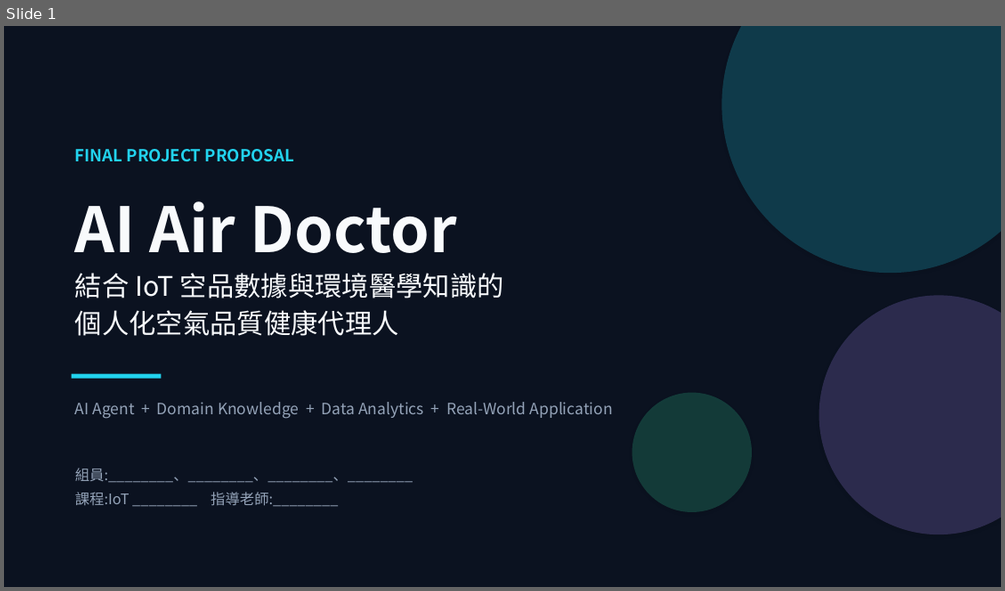
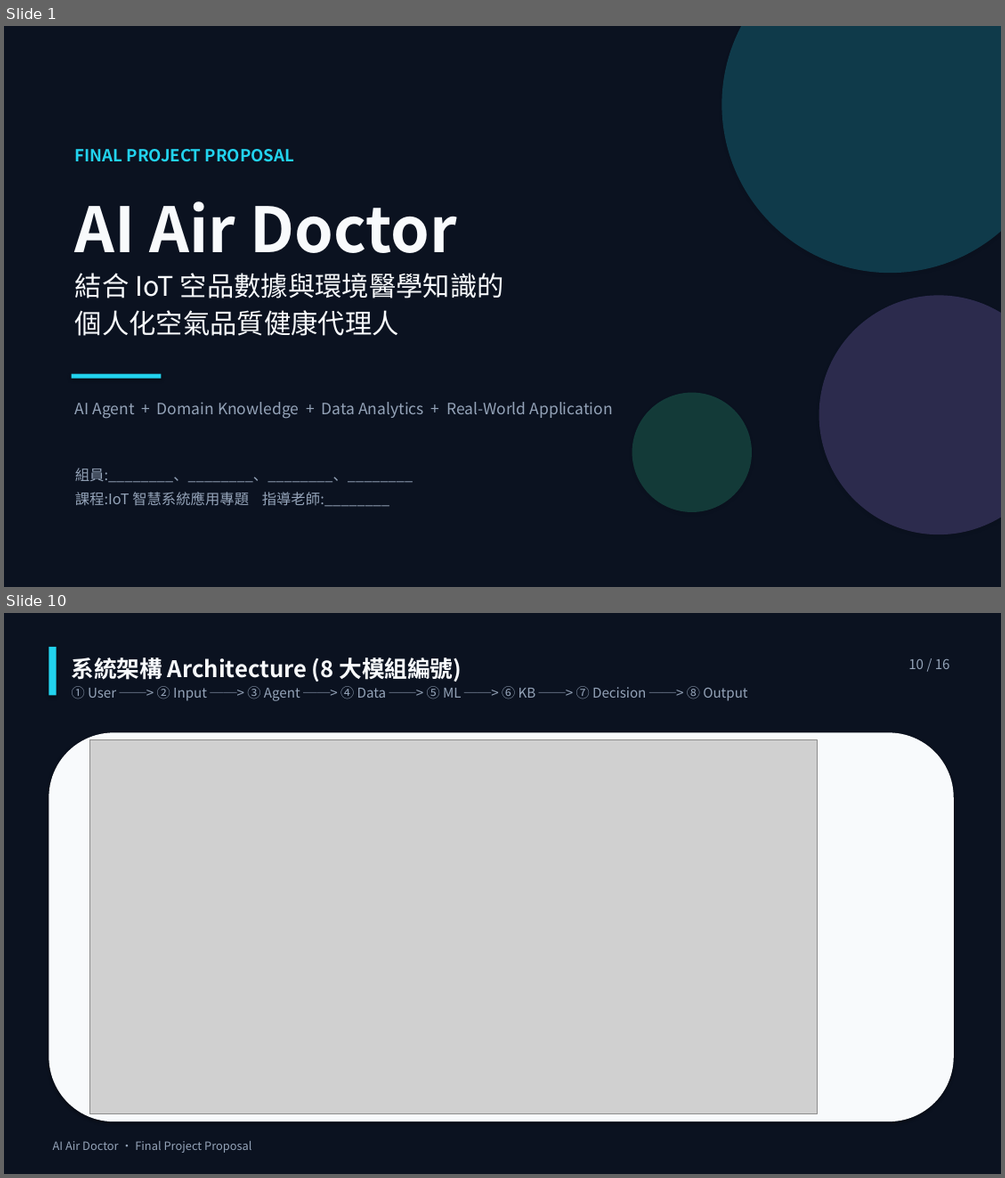
Before and after one commit to aghoniln/IOT_group_proposal, a slide deck: docs/Proposal_AI_Air_Doctor.pptx. Shown one above the other, each under a label of ours: slide 1 before the commit, slides 1 and 10 after it; the slides between them are not shown. The pictures are 1005x591 and 1005x1178 pixels, drawn with LibreOffice and Linux fonts; fonts in the diff are those of the drawing; grey boxes stand for pictures. Boxes give left, top, right and bottom in pixels: in the first picture for what was removed or moved away, otherwise in the second. Text is boxed around its words. In the diff, an @@ line names an element or a change of style, - is before the commit and + after.

```diff
--- a/docs/Proposal_AI_Air_Doctor.pptx
+++ b/docs/Proposal_AI_Air_Doctor.pptx
@@ slide 10 added at [4, 613, 1001, 1174], background #FFFFFF @@
@@ rectangle added at [4, 613, 1001, 1174], fill #0B1220 @@
@@ rectangle added at [48, 647, 57, 695], fill #22D3EE @@
@@ text added at [72, 657, 462, 682], 22 pt, text #F8FAFC, bold @@
+系統架構 Architecture (8 大模組編號)
@@ text added at [908, 659, 950, 669], 13 pt, text #94A3B8 @@
+10 / 16
@@ text added at [72, 686, 747, 701], 13 pt, text #94A3B8 @@
+① User ──> ② Input ──> ③ Agent ──> ④ Data ──> ⑤ ML ──> ⑥ KB ──> ⑦ Decision ──> ⑧ Output
@@ rounded rectangle added at [48, 732, 954, 1121], fill #F8FAFC @@
@@ picture added at [90, 740, 817, 1114] @@
@@ text added at [53, 1141, 251, 1152], 11 pt, text #94A3B8 @@
+AI Air Doctor · Final Project Proposal
@@ slide 1 changed as well @@
@@ background #0B1220 to #FFFFFF @@
@@ rectangle added at [4, 26, 1001, 587], fill #0B1220 @@
@@ text at [75, 491, 389, 507]: text changed @@
-課程:IoT ________ 指導老師:________
+課程:IoT 智慧系統應用專題 指導老師:________
```
Also in this commit, not shown: 9 other slides changed, 5 other slides added, 4 slides removed, 7 other files.
